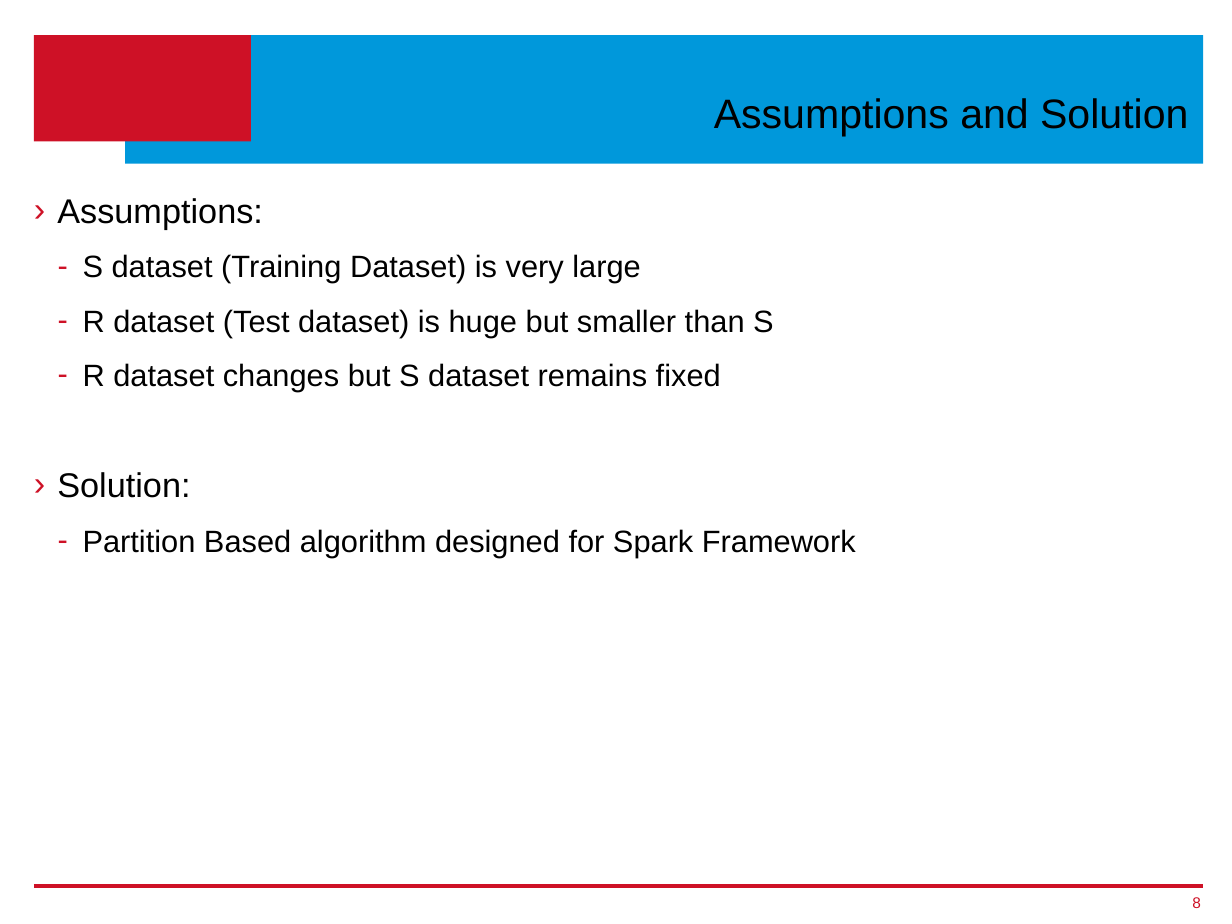
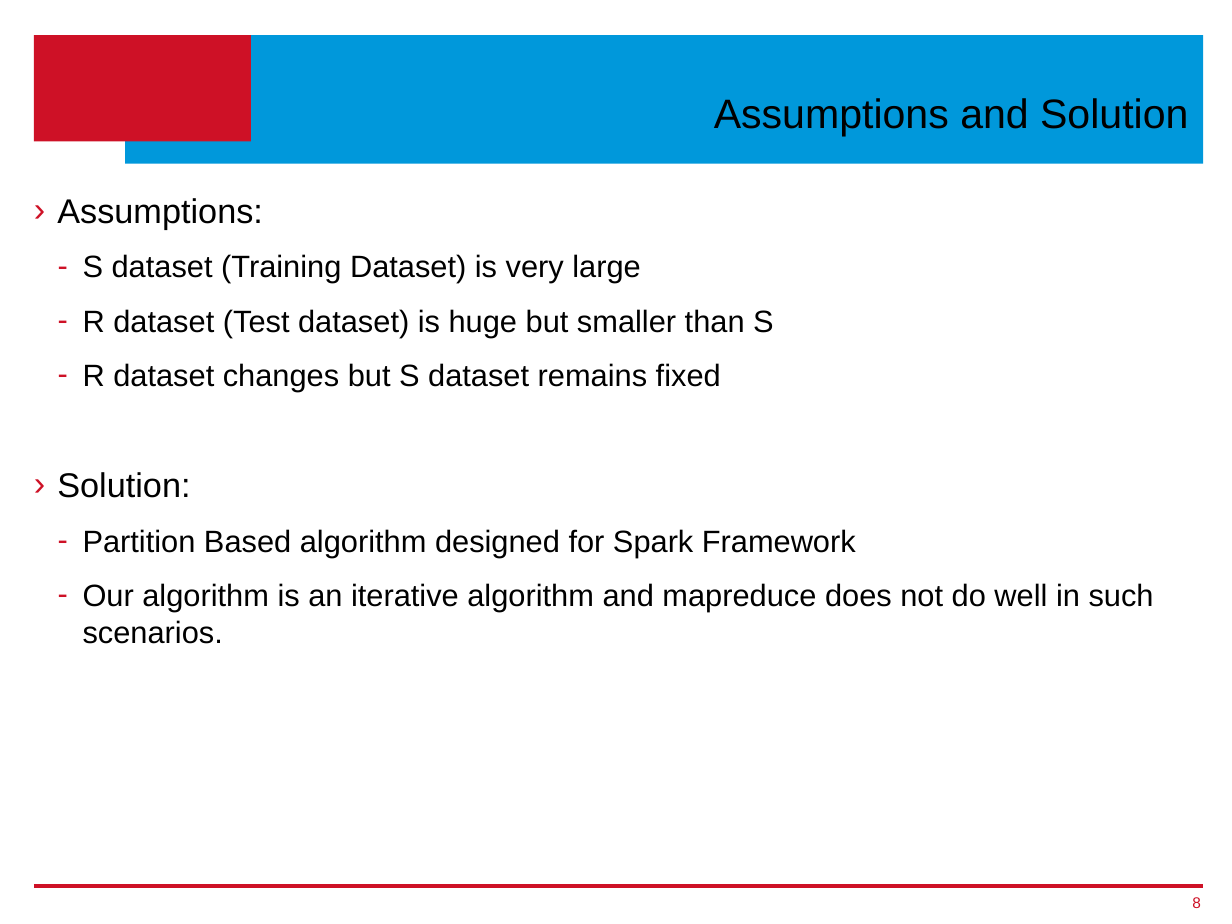
Before and after one commit to ageekymonk/syduni_ms_report, a slide deck: slide 8 of Thesis-Presentation_v1.pptx. Drawn at 1232x924 pixels with LibreOffice and Linux fonts; fonts in the diff are those of the drawing; background and template pictures are left out. Boxes give left, top, right and bottom in pixels: in the first picture for what was removed or moved away, otherwise in the second. Text is boxed around its words. In the diff, an @@ line names an element or a change of style, - is before the commit and + after.

```diff
--- a/Thesis-Presentation_v1.pptx
+++ b/Thesis-Presentation_v1.pptx
@@ text at bbox=[83, 583, 1154, 644]: paragraph added @@
+  – Our algorithm is an iterative algorithm and mapreduce does not do well in such scenarios.
```
Also in this commit, not shown: 8 other slides changed, 2 slides added.
